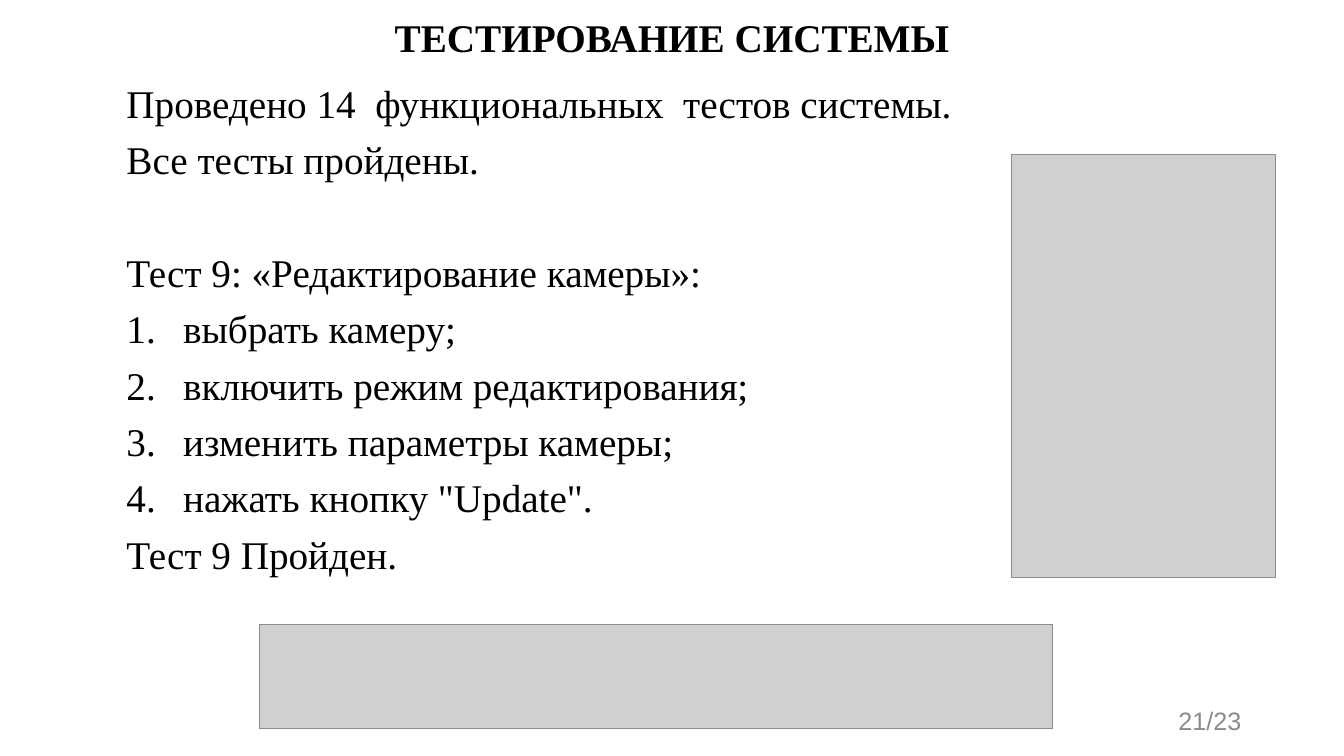
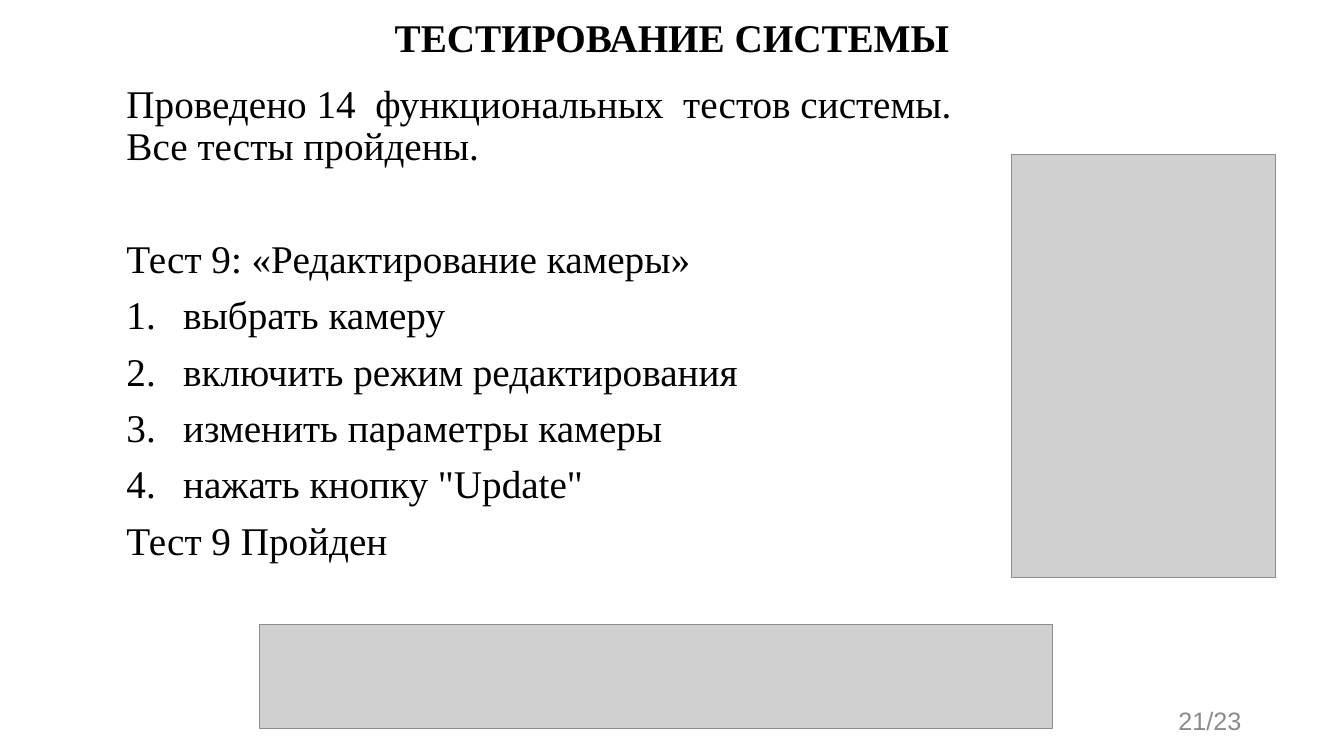
Before and after one commit to evgenkot/uav-route-calculation, a slide deck: slide 21 of doc/GQW/Raschupkin_EV_UAV_Route_Planning.pptx. Drawn at 1344x756 pixels with LibreOffice and Linux fonts; fonts in the diff are those of the drawing; grey boxes stand for pictures. Boxes give left, top, right and bottom in pixels: in the first picture for what was removed or moved away, otherwise in the second. Text is boxed around its words. In the diff, an @@ line names an element or a change of style, - is before the commit and + after.

```diff
--- a/doc/GQW/Raschupkin_EV_UAV_Route_Planning.pptx
+++ b/doc/GQW/Raschupkin_EV_UAV_Route_Planning.pptx
@@ text at (126,90,951,562): text changed @@
-Проведено 14 функциональных тестов системы.
-Все тесты пройдены.
-Тест 9: «Редактирование камеры»:
-1. выбрать камеру;
-2. включить режим редактирования;
-3. изменить параметры камеры;
-4. нажать кнопку "Update".
-Тест 9 Пройден.
+Проведено 14 функциональных тестов системы.
+Все тесты пройдены.
+Тест 9: «Редактирование камеры»
+1. выбрать камеру
+2. включить режим редактирования
+3. изменить параметры камеры
+4. нажать кнопку "Update"
+Тест 9 Пройден
```
Also in this commit, not shown: 15 other slides changed, 3 other files.
